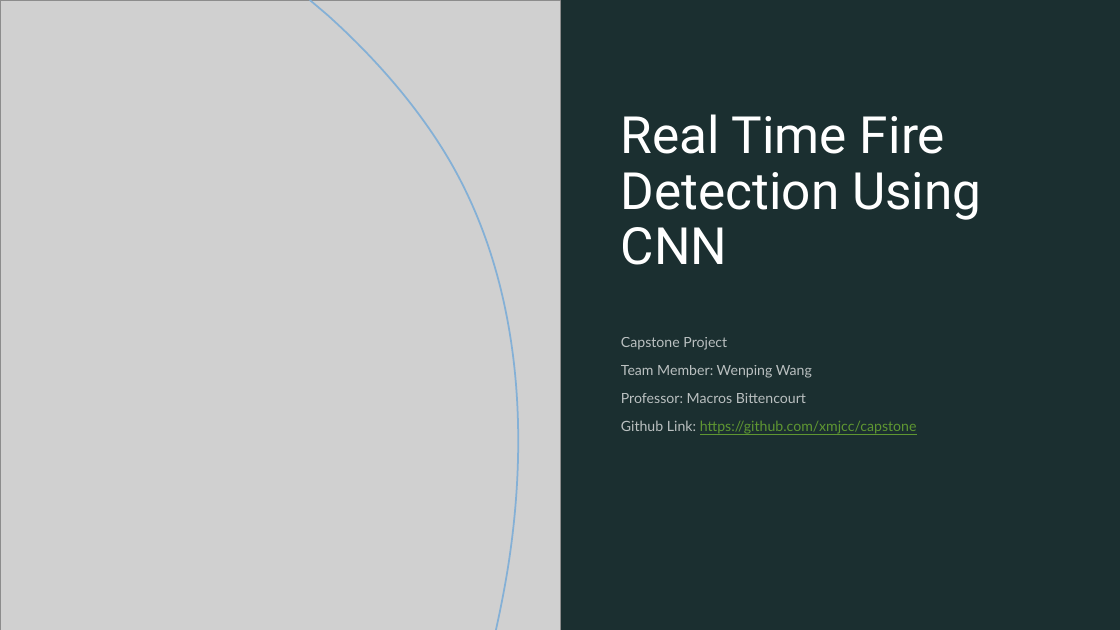
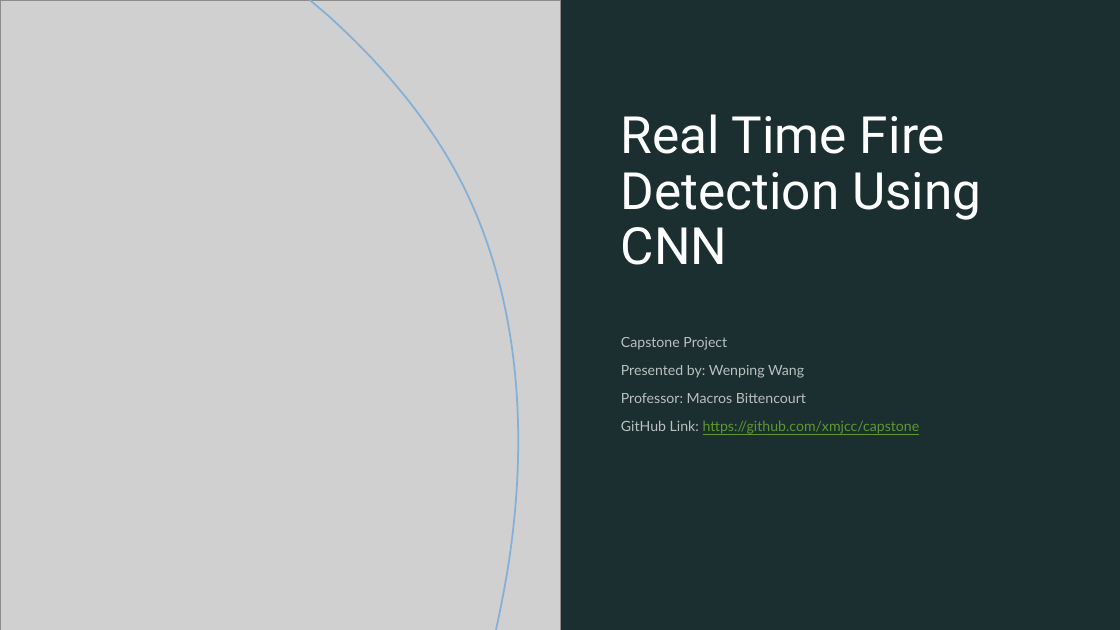
Before and after one commit to xmjcc/capstone, a slide deck: slide 1 of doc/capstonefinalpresentation.pptx. Drawn at 1120x630 pixels with LibreOffice and Linux fonts; fonts in the diff are those of the drawing; grey boxes stand for pictures. Boxes give left, top, right and bottom in pixels: in the first picture for what was removed or moved away, otherwise in the second. Text is boxed around its words. In the diff, an @@ line names an element or a change of style, - is before the commit and + after.

```diff
--- a/doc/capstonefinalpresentation.pptx
+++ b/doc/capstonefinalpresentation.pptx
@@ subtitle at box(621, 365, 804, 378): text changed @@
-Team Member: Wenping Wang
+Presented by: Wenping Wang
@@ subtitle at box(621, 420, 920, 434): text changed @@
-Github Link: https://github.com/xmjcc/capstone
+GitHub Link: https://github.com/xmjcc/capstone
```
Also in this commit, not shown: 5 other slides changed, 2 other files.
